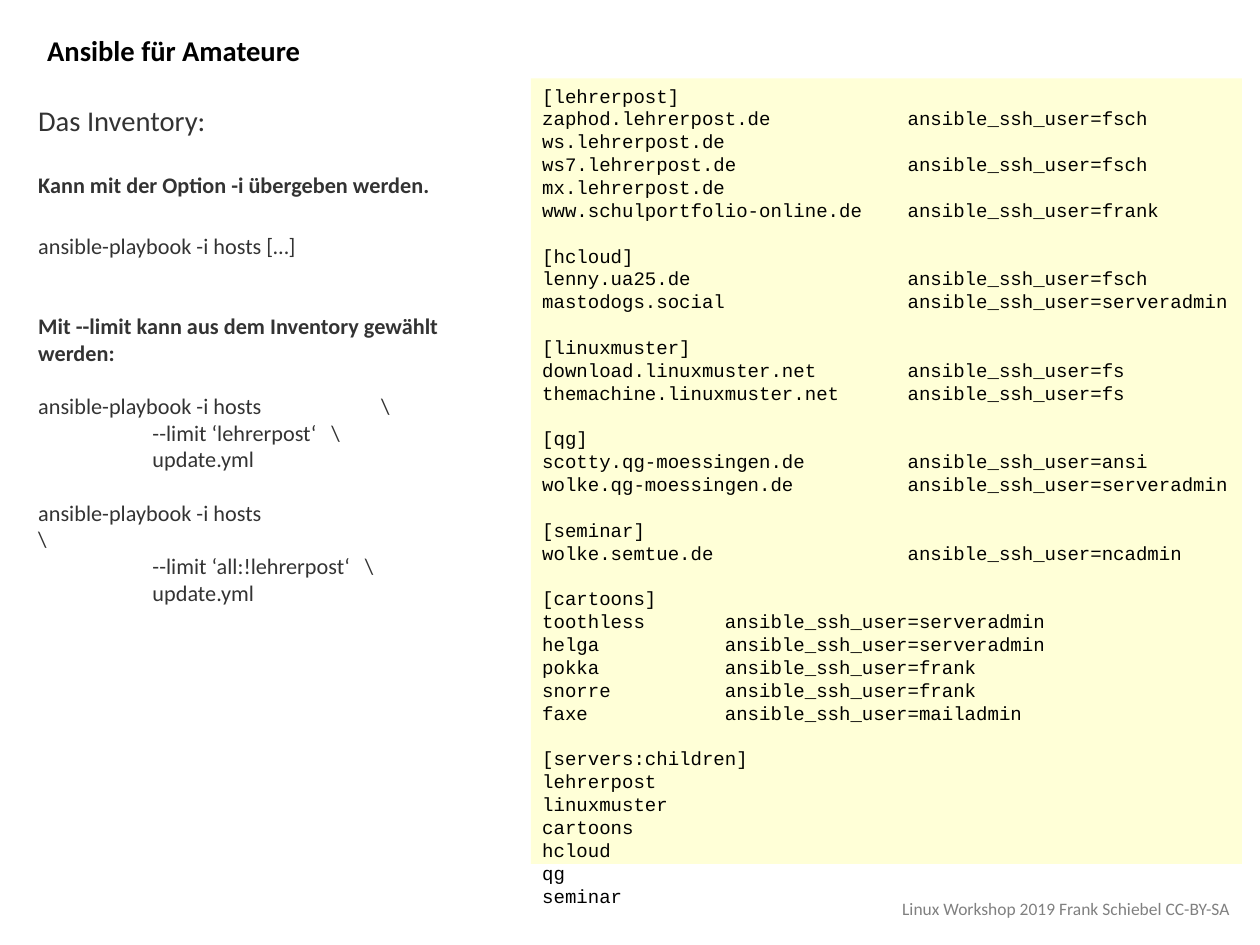
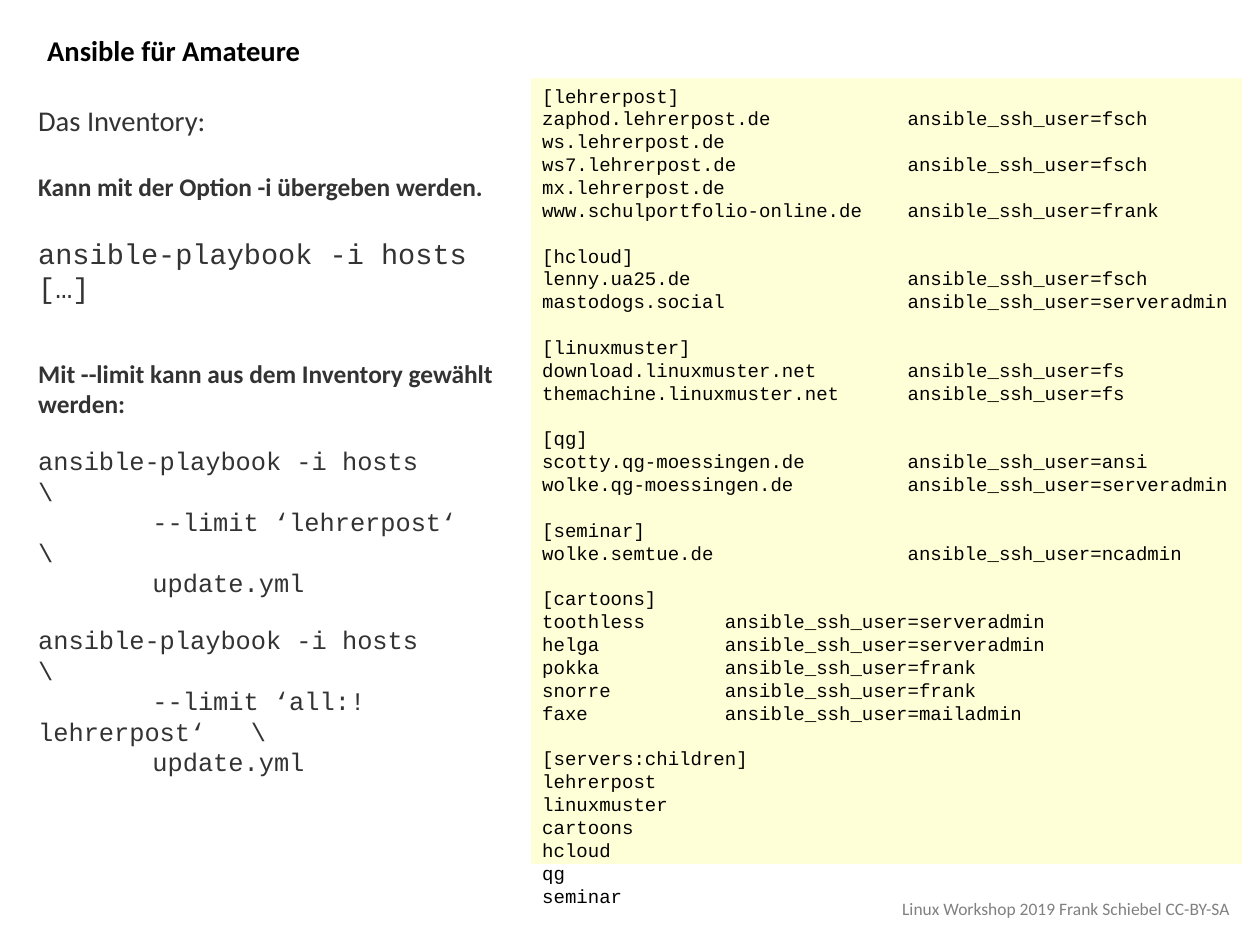
Before and after one commit to ironiemix/lfb-linuxworkshop2019, a slide deck: slide 4 of ansible/linux_workshop_ansible.odp. Drawn at 1260x945 pixels with LibreOffice and Linux fonts; fonts in the diff are those of the drawing. Boxes give left, top, right and bottom in pixels: in the first picture for what was removed or moved away, otherwise in the second. Text is boxed around its words. In the diff, an @@ line names an element or a change of style, - is before the commit and + after.

Commit message:
Ansible beta1

```diff
--- a/ansible/linux_workshop_ansible.odp
+++ b/ansible/linux_workshop_ansible.odp
@@ text at <box>38,178,493,711</box>: size 14 to 16 pt in "Kann mit der Option -i übergeben werden.", "Mit --limit kann aus dem Inventory gewählt ...", "ansible-playbook -i hosts \", "--limit ‘lehrerpost‘ \" and 4 more places; size 14 to 18 pt in "ansible-playbook -i hosts […]"; font Calibri to Courier New in "ansible-playbook -i hosts […]", "ansible-playbook -i hosts \", "--limit ‘lehrerpost‘ \", "update.yml" and 3 more places @@
```
Also in this commit, not shown: 3 other slides changed, 1 other file.
